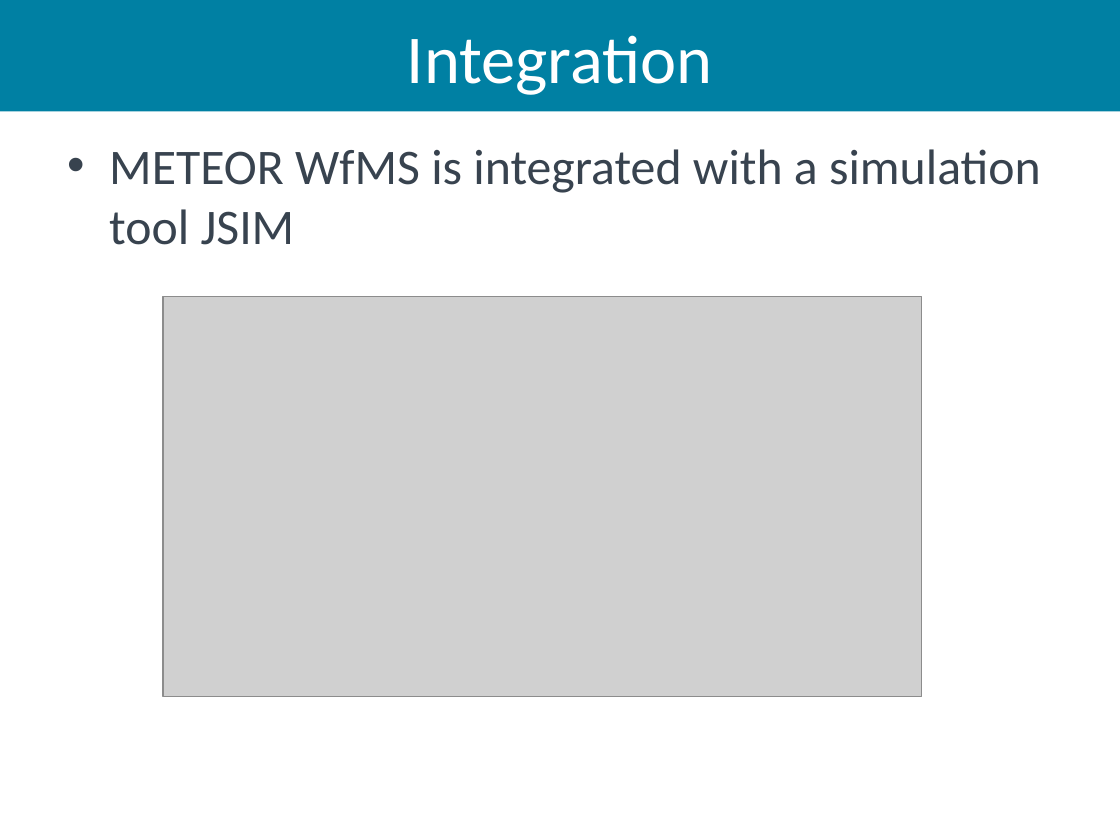
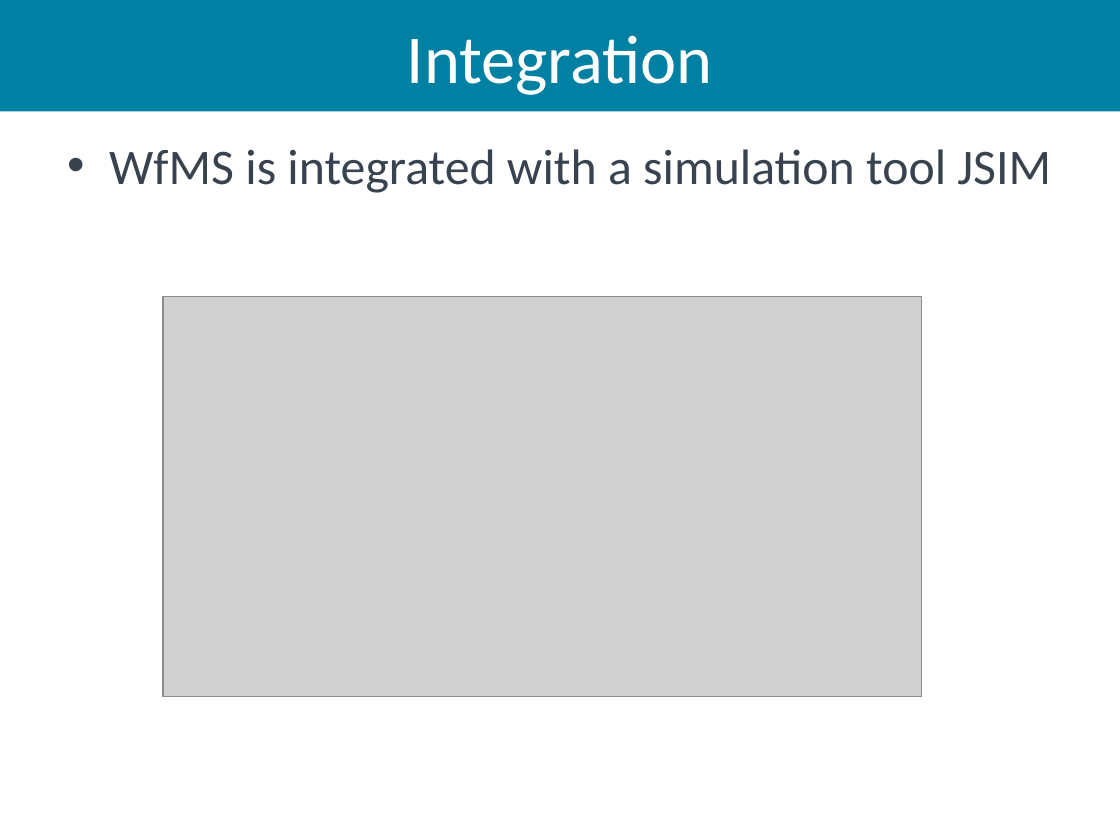
Before and after one commit to aiked/cs565, a slide deck: slide 5 of presentation/munasir_slides.pptx (slide 4 before the commit). Drawn at 1120x840 pixels with LibreOffice and Linux fonts; fonts in the diff are those of the drawing; grey boxes stand for pictures. Boxes give left, top, right and bottom in pixels: in the first picture for what was removed or moved away, otherwise in the second. Text is boxed around its words. In the diff, an @@ line names an element or a change of style, - is before the commit and + after.

```diff
--- a/presentation/munasir_slides.pptx
+++ b/presentation/munasir_slides.pptx
@@ text at [109,149,1051,193]: text changed @@
-• METEOR WfMS is integrated with a simulation tool JSIM
+• WfMS is integrated with a simulation tool JSIM
```
Also in this commit, not shown: 1 other slide changed, 1 slide added.
